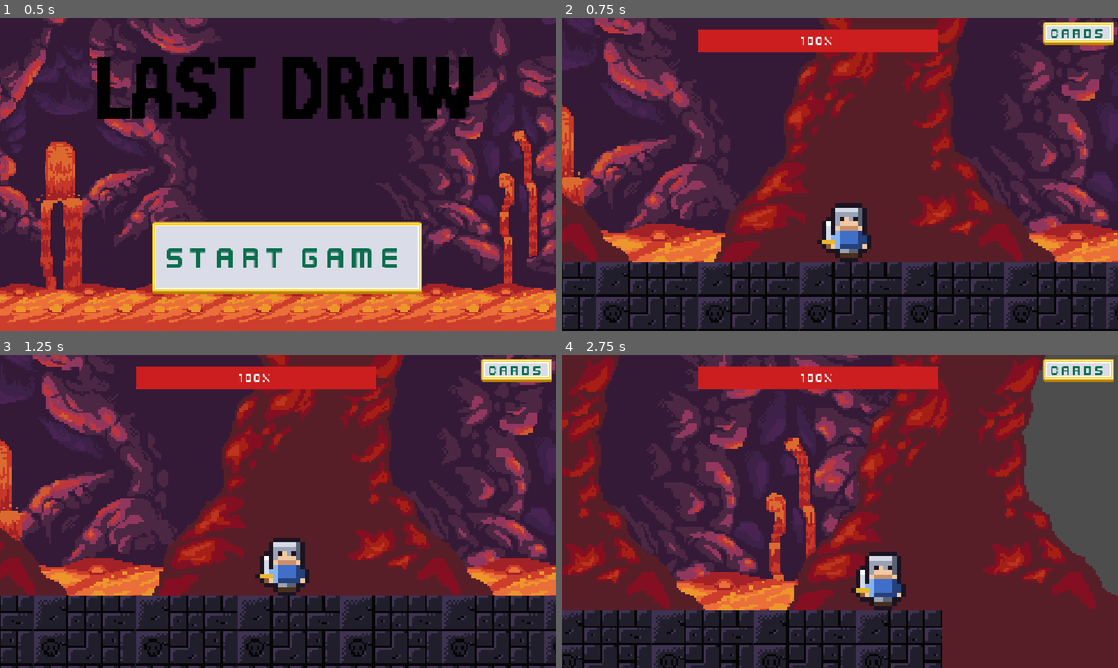
Above: before the commit, frames 1-4 (two rows, left to right).
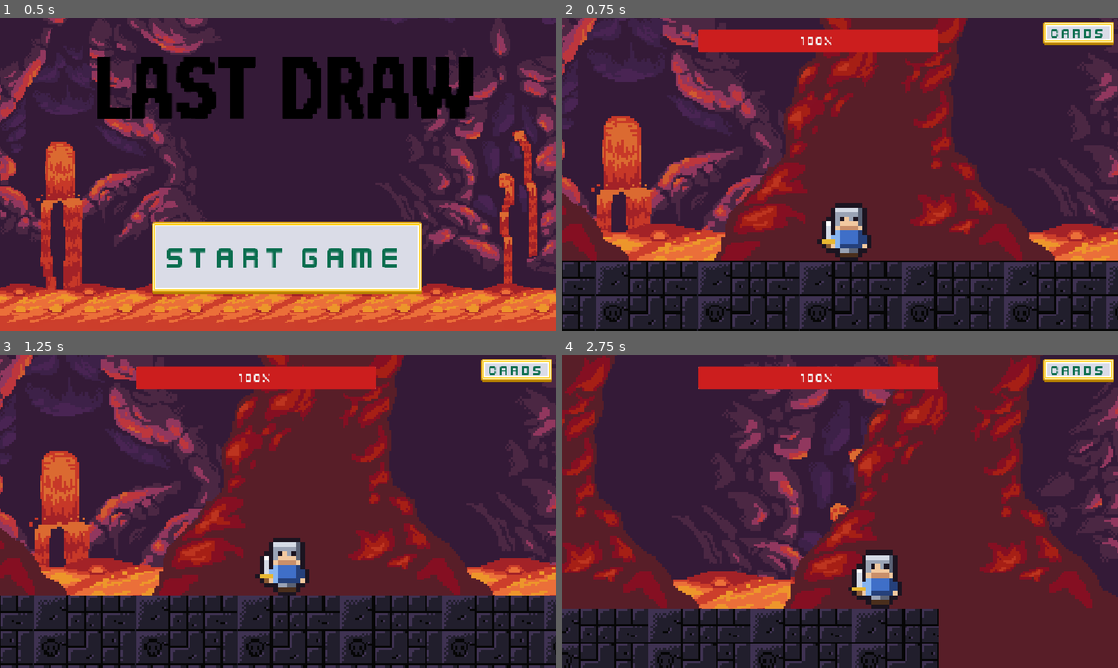
Above: after the commit, the same moments.

Repository: BillNyeFan123-creator/rebound
Game: Godot game, scene res://start_screen.tscn
The game is run twice, just before and just after one commit, with the same random seed, the same clock (stepped at 60 frames per second) and the same inputs.
Inputs (mouse positions are in pixels of both pictures, inside the frame that each line leads up to):
- Up to frame 1 (0.5 s): no input
- Up to frame 2 (0.75 s): click "Start Game" at 0.5 s
- Up to frame 3 (1.25 s): no input
- Up to frame 4 (2.75 s): move the mouse to (962, 495) at 1.27 s; hold D (move_right) from 1.28 s (still down); tap X (attack) at 1.35 s; tap W (jump) at 1.52, 2.27 s; move the mouse to (728, 527) at 2.02 s; tap Shift (dash) at 2.1 s

Frame 1 is identical in both runs. In frame 2, 12% of the frame differs, in the area x 0-100%, y 0-98%; in frame 3, 11%; in frame 4, 31%, in the area x 0-100%, y 0-100%.

Commit message:
Tileable level background, low-HP tension zoom

Diff:
--- a/Level.tscn
+++ b/Level.tscn
@@ -31,11 +31,12 @@
 [node name="Level" type="Node2D" unique_id=723381019]
 
 [node name="Background" type="TextureRect" parent="." unique_id=387135978]
-offset_left = -93.0
-offset_top = -16.0
-offset_right = 1203.0
-offset_bottom = 704.0
+texture_repeat = 2
+offset_right = 576.0
+offset_bottom = 324.0
+scale = Vector2(3, 3)
 texture = ExtResource("1_bg")
+stretch_mode = 1
 
 [node name="LavaFloor" type="TextureRect" parent="." unique_id=1571574014]
 texture_repeat = 2
--- a/scripts/arena/GameCamera.gd
+++ b/scripts/arena/GameCamera.gd
@@ -4,9 +4,12 @@
 # on impacts.
 
 const BASE_ZOOM := 1.5
+const LOW_HP_ZOOM := 1.65
+const LOW_HP_THRESHOLD := 0.3
 
 var _shake_amount := 0.0
 var _zoom_kick := 0.0
+var _current_base := BASE_ZOOM
 
 
 func _ready() -> void:
@@ -33,6 +36,13 @@
 	else:
 		offset = Vector2.ZERO
 
+	# Tension zoom: pull closer while badly hurt.
+	var target := BASE_ZOOM
+	var player := get_parent()
+	if player and "health" in player and player.health <= player.max_health * LOW_HP_THRESHOLD:
+		target = LOW_HP_ZOOM
+	_current_base = move_toward(_current_base, target, 0.4 * delta)
+
 	if _zoom_kick > 0.0:
 		_zoom_kick = move_toward(_zoom_kick, 0.0, 0.4 * delta)
-		zoom = Vector2.ONE * (BASE_ZOOM + _zoom_kick)
+	zoom = Vector2.ONE * (_current_base + _zoom_kick)
